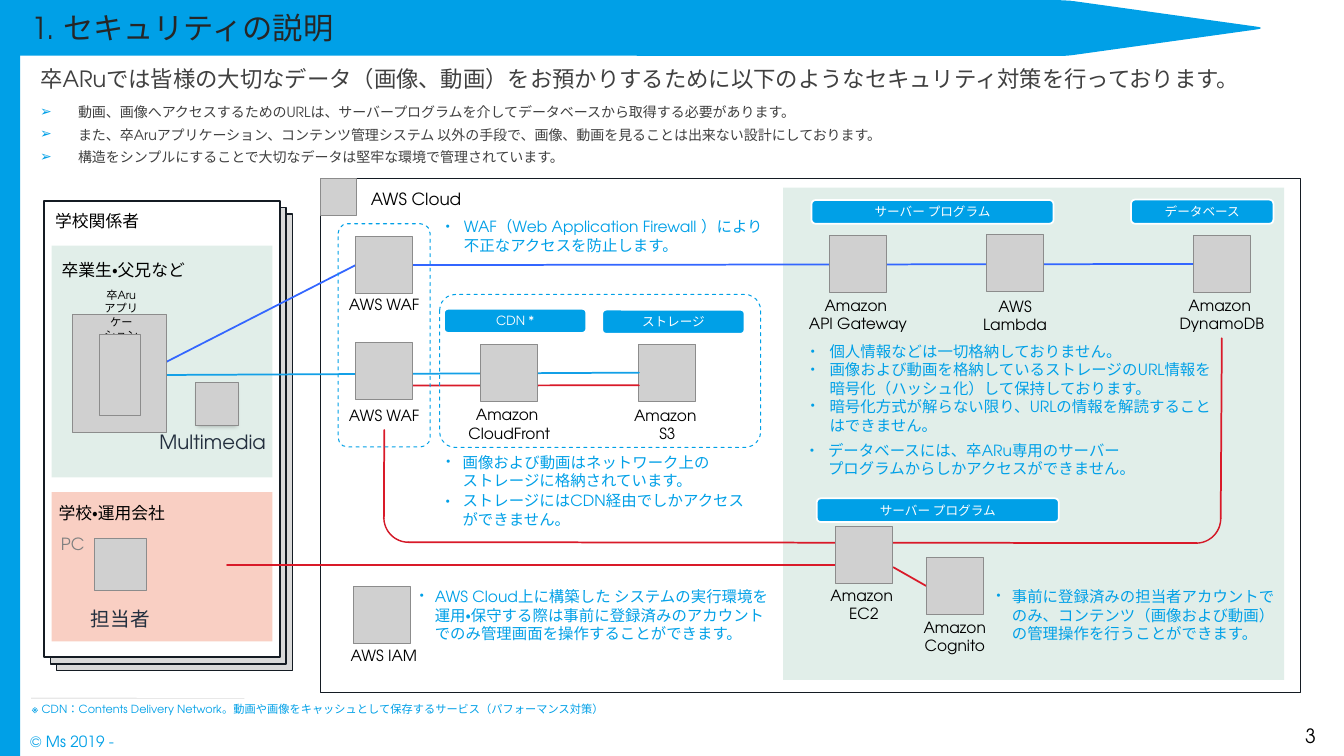
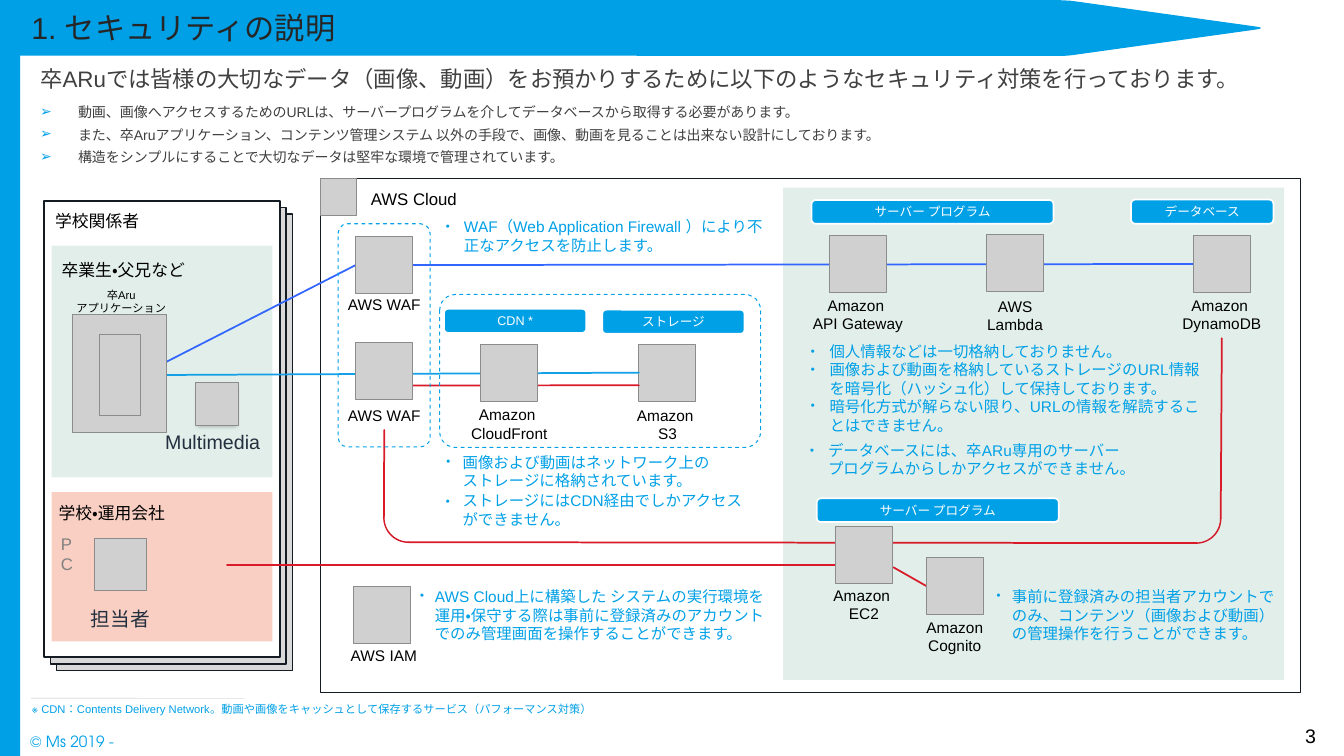
Before and after one commit to Rie-Ishimura/https-github.com-uetomae-msar_Documents_1, a slide deck: slide 3 of 01.設計/卒ARu_セキュリティについて.pptx. Drawn at 1344x756 pixels with LibreOffice and Linux fonts; fonts in the diff are those of the drawing; grey boxes stand for pictures. Boxes give left, top, right and bottom in pixels: in the first picture for what was removed or moved away, otherwise in the second. Text is boxed around its words. In the diff, an @@ line names an element or a change of style, - is before the commit and + after.

Commit message:
4次開発にともない機能一覧、設計書を見直し

```diff
--- a/01.設計/卒ARu_セキュリティについて.pptx
+++ b/01.設計/卒ARu_セキュリティについて.pptx
@@ font TeX Gyre Adventor to Arial in 29 elements at bbox=[40, 68, 1239, 163], bbox=[31, 13, 335, 42], bbox=[321, 178, 1301, 693], bbox=[1305, 729, 1316, 744], bbox=[637, 410, 694, 439], bbox=[813, 300, 903, 332], bbox=[1182, 300, 1261, 332], bbox=[351, 650, 417, 661], bbox=[348, 299, 421, 310], bbox=[987, 301, 1043, 330], bbox=[926, 622, 983, 654], bbox=[833, 590, 890, 619], bbox=[444, 309, 586, 333], bbox=[41, 704, 592, 715], bbox=[165, 434, 260, 449], bbox=[471, 409, 547, 439], bbox=[463, 493, 742, 526], bbox=[463, 455, 710, 488], bbox=[348, 410, 421, 421], bbox=[464, 219, 763, 253], bbox=[440, 224, 455, 228], bbox=[830, 344, 1200, 432], bbox=[805, 367, 820, 371], bbox=[805, 403, 820, 407], bbox=[828, 443, 1135, 475], bbox=[435, 589, 764, 641], bbox=[51, 529, 94, 560], bbox=[414, 593, 429, 597], bbox=[76, 289, 166, 315] @@
@@ text "卒Aru": place and size @@
-text "卒Aru" at bbox=[104, 289, 138, 335]
+text "卒Aru" at bbox=[76, 289, 166, 315]
```
Also in this commit, not shown: 2 other slides changed, 1 other file.
